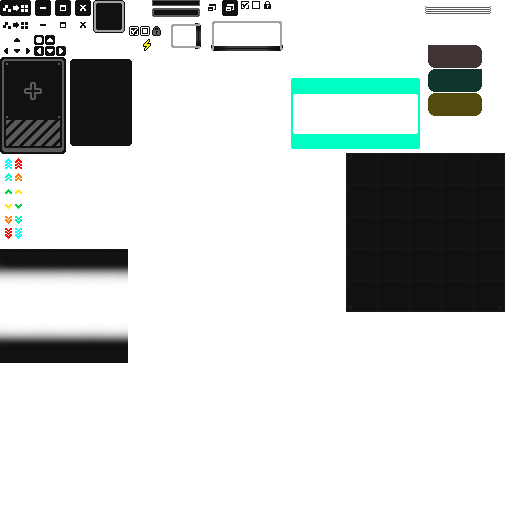
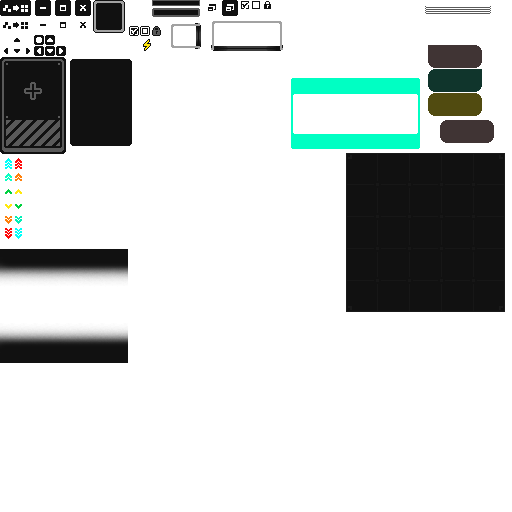
Layered file, before and after one edit (512 x 512). Changes by layer:
added layer "图层 3" above "图层 864 拷贝" over [440, 120, 494, 143]
